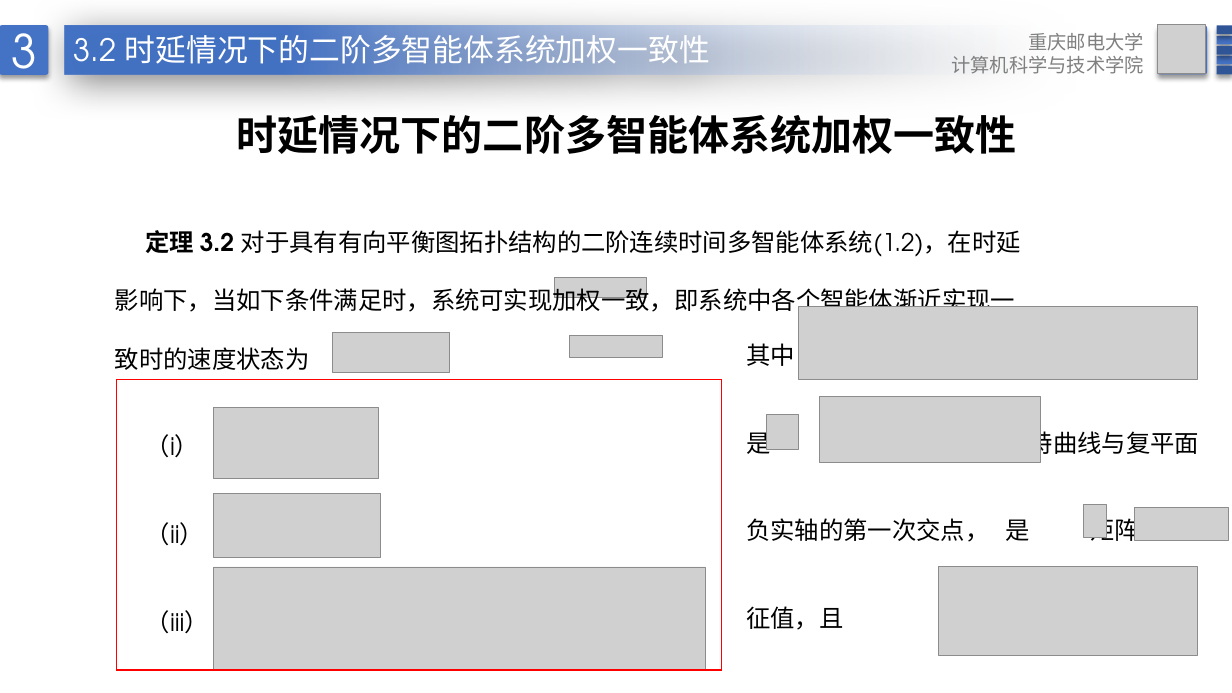
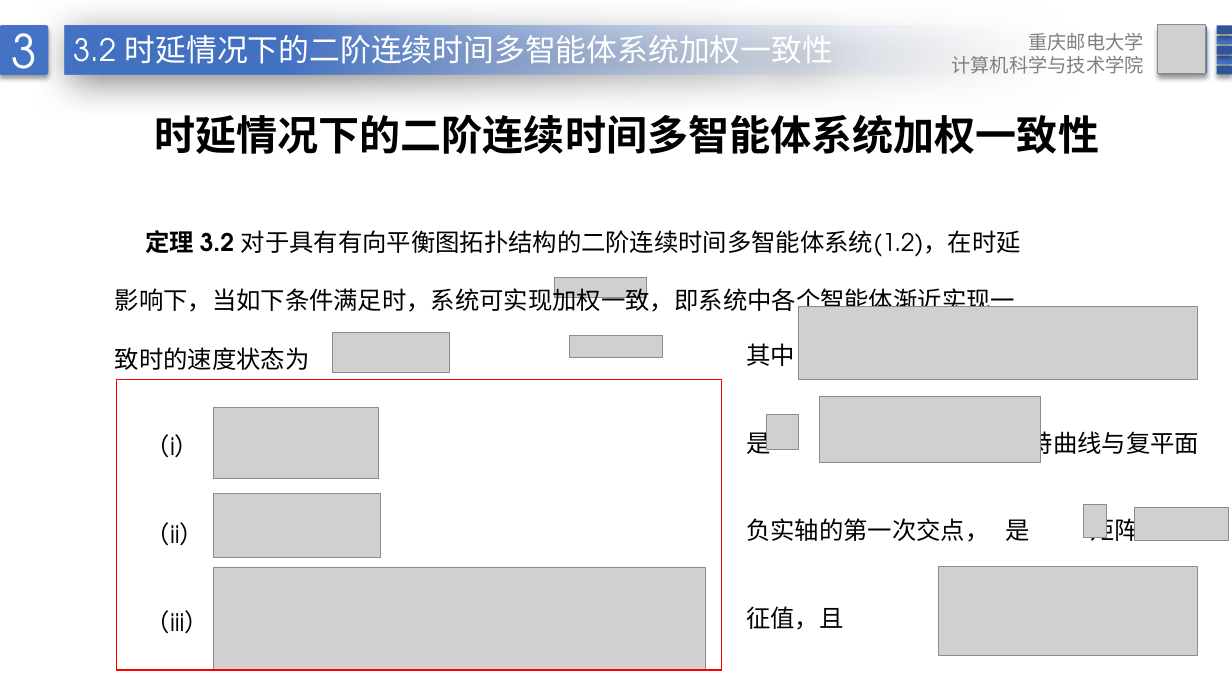
Before and after one commit to DotGeng/graduation, a slide deck: slide 21 of 耿玉坤答辩ppt.pptx (slide 20 before the commit). Drawn at 1232x693 pixels with LibreOffice and Linux fonts; fonts in the diff are those of the drawing; grey boxes stand for pictures; background and template pictures are left out. Boxes give left, top, right and bottom in pixels: in the first picture for what was removed or moved away, otherwise in the second. Text is boxed around its words. In the diff, an @@ line names an element or a change of style, - is before the commit and + after.

```diff
--- a/耿玉坤答辩ppt.pptx
+++ b/耿玉坤答辩ppt.pptx
@@ text in rectangle at (74,30,833,77): text changed @@
-3.2 时延情况下的二阶多智能体系统加权一致性
+3.2 时延情况下的二阶连续时间多智能体系统加权一致性
@@ text at (154,114,1099,154): text changed @@
-时延情况下的二阶多智能体系统加权一致性
+时延情况下的二阶连续时间多智能体系统加权一致性
```
Also in this commit, not shown: 16 other slides changed, 1 slide added, 3 other files.
